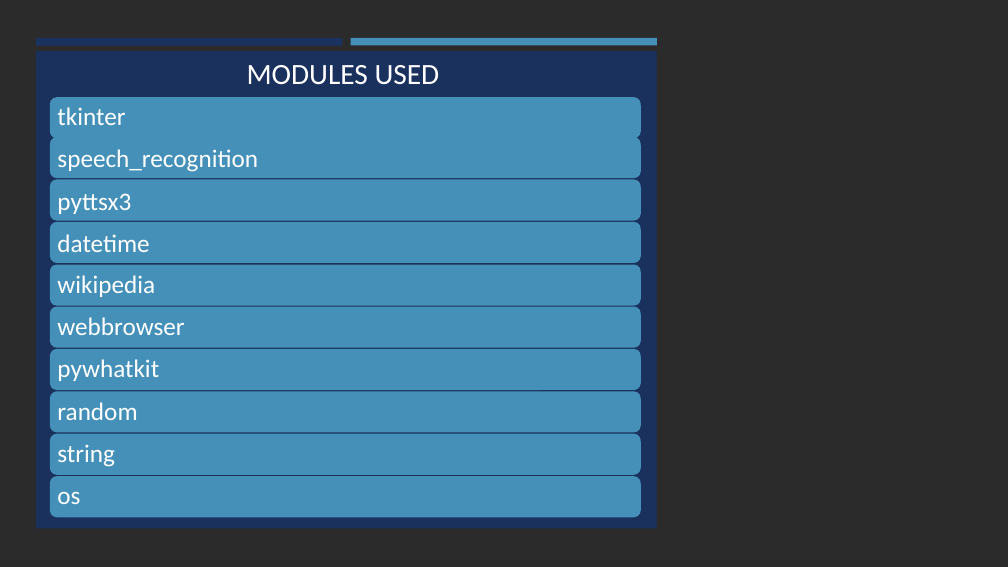
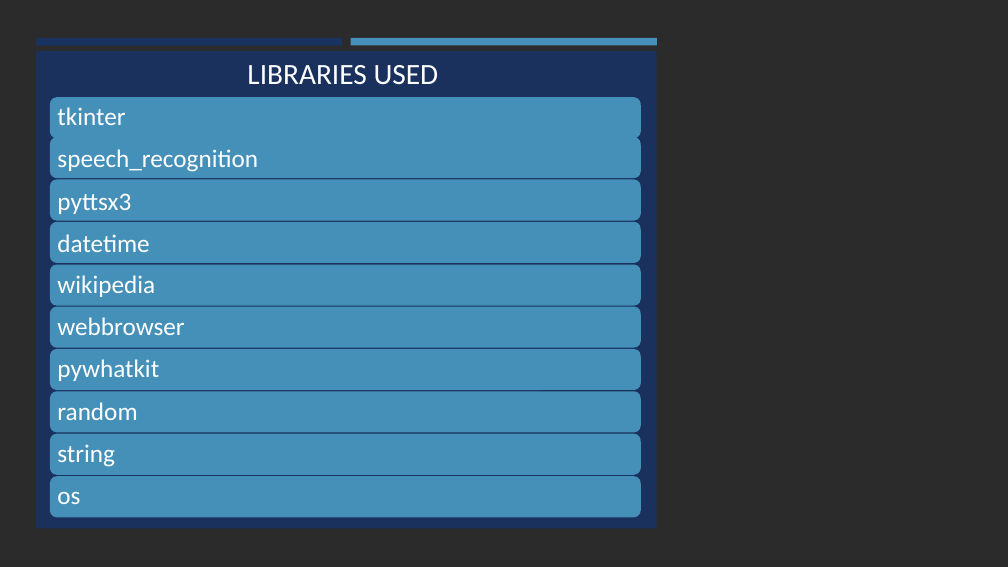
Before and after one commit to GopalSharma16/BROTHER-The-A.I., a slide deck: slide 4 of BROTHER.pptx (slide 3 before the commit). Drawn at 1008x567 pixels with LibreOffice and Linux fonts; fonts in the diff are those of the drawing; background and template pictures are left out; a plain dark background stands for a picture behind light text. Boxes give left, top, right and bottom in pixels: in the first picture for what was removed or moved away, otherwise in the second. Text is boxed around its words. In the diff, an @@ line names an element or a change of style, - is before the commit and + after.

```diff
--- a/BROTHER.pptx
+++ b/BROTHER.pptx
@@ title at <box>247,65,439,85</box>: text changed @@
-MODULES USED
+LIBRARIES USED
```
Also in this commit, not shown: 2 other slides changed, 1 slide added, 1 other file.
